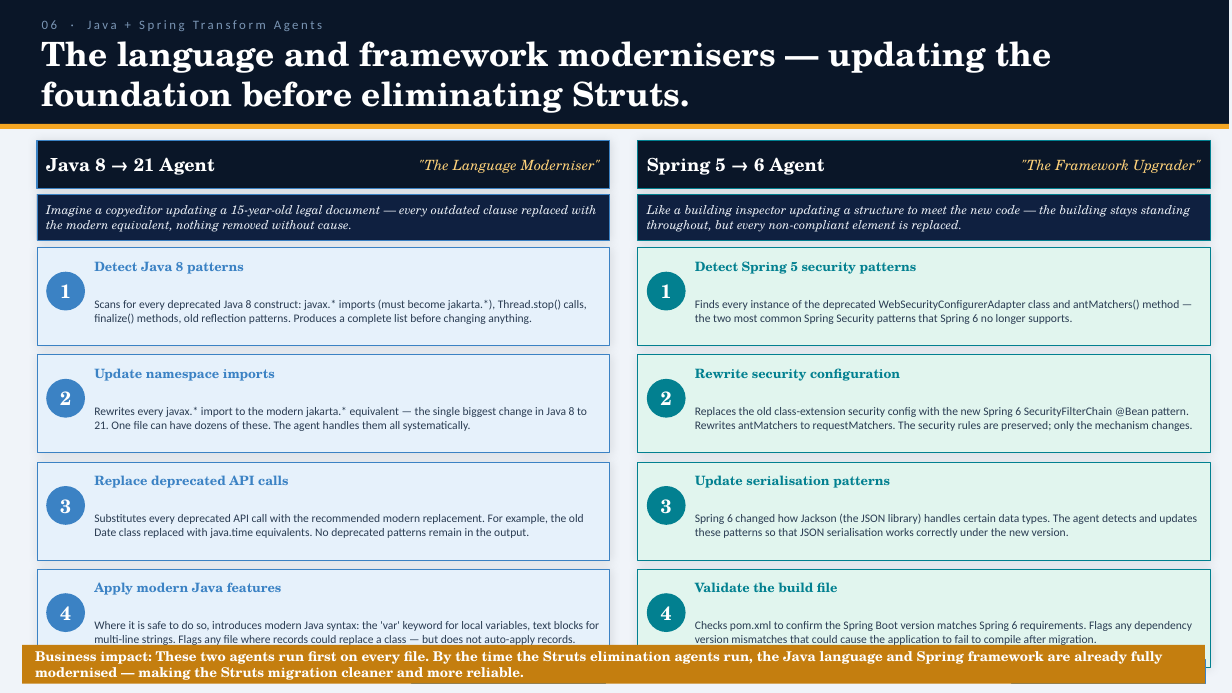
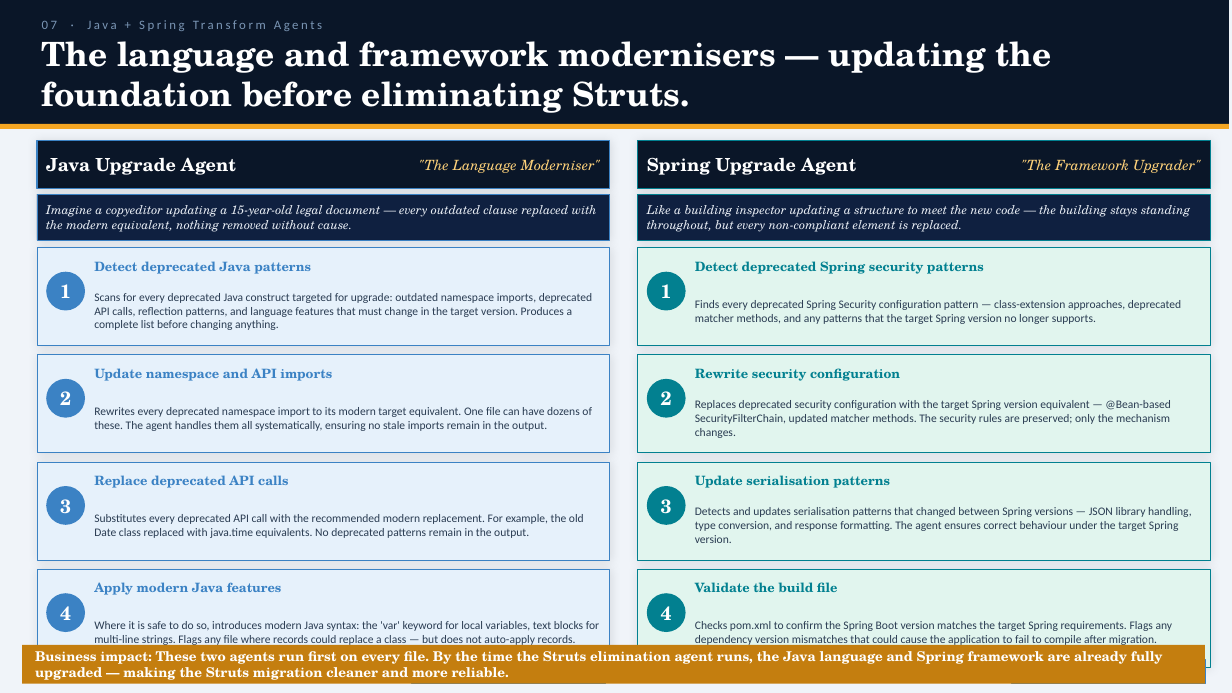
Before and after one commit to anche-raja/misc, a slide deck: slide 9 of FORGE-AgentDeepDive.pptx (slide 6 before the commit). Drawn at 1232x693 pixels with LibreOffice and Linux fonts; fonts in the diff are those of the drawing. Boxes give left, top, right and bottom in pixels: in the first picture for what was removed or moved away, otherwise in the second. Text is boxed around its words. In the diff, an @@ line names an element or a change of style, - is before the commit and + after.

```diff
--- a/FORGE-AgentDeepDive.pptx
+++ b/FORGE-AgentDeepDive.pptx
@@ text at bbox=[42, 21, 1002, 664]: text changed @@
-06 · Java + Spring Transform Agents
+07 · Java + Spring Transform Agents
@@ text at bbox=[46, 157, 236, 175]: text changed @@
-Java 8 → 21 Agent
+Java Upgrade Agent
@@ text at bbox=[647, 157, 856, 175]: text changed @@
-Spring 5 → 6 Agent
+Spring Upgrade Agent
@@ text at bbox=[94, 261, 311, 274]: text changed @@
-Detect Java 8 patterns
+Detect deprecated Java patterns
@@ text at bbox=[695, 261, 984, 274]: text changed @@
-Detect Spring 5 security patterns
+Detect deprecated Spring security patterns
@@ text at bbox=[94, 293, 592, 330]: text changed @@
-Scans for every deprecated Java 8 construct: javax.* imports (must become jakarta.*), Thread.stop() calls, finalize() methods, old reflection patterns. Produces a complete list before changing anything.
+Scans for every deprecated Java construct targeted for upgrade: outdated namespace imports, deprecated API calls, reflection patterns, and language features that must change in the target version. Produces a complete list before changing anything.
@@ text at bbox=[695, 300, 1181, 324]: text changed @@
-Finds every instance of the deprecated WebSecurityConfigurerAdapter class and antMatchers() method — the two most common Spring Security patterns that Spring 6 no longer supports.
+Finds every deprecated Spring Security configuration pattern — class-extension approaches, deprecated matcher methods, and any patterns that the target Spring version no longer supports.
@@ text at bbox=[94, 368, 332, 381]: text changed @@
-Update namespace imports
+Update namespace and API imports
@@ text at bbox=[94, 407, 592, 431]: text changed @@
-Rewrites every javax.* import to the modern jakarta.* equivalent — the single biggest change in Java 8 to 21. One file can have dozens of these. The agent handles them all systematically.
+Rewrites every deprecated namespace import to its modern target equivalent. One file can have dozens of these. The agent handles them all systematically, ensuring no stale imports remain in the output.
@@ text at bbox=[695, 400, 1170, 438]: text changed @@
-Replaces the old class-extension security config with the new Spring 6 SecurityFilterChain @Bean pattern. Rewrites antMatchers to requestMatchers. The security rules are preserved; only the mechanism changes.
+Replaces deprecated security configuration with the target Spring version equivalent — @Bean-based SecurityFilterChain, updated matcher methods. The security rules are preserved; only the mechanism changes.
@@ text at bbox=[695, 507, 1192, 543]: text changed @@
-Spring 6 changed how Jackson (the JSON library) handles certain data types. The agent detects and updates these patterns so that JSON serialisation works correctly under the new version.
+Detects and updates serialisation patterns that changed between Spring versions — JSON library handling, type conversion, and response formatting. The agent ensures correct behaviour under the target Spring version.
@@ text at bbox=[695, 621, 1173, 647]: text changed @@
-Checks pom.xml to confirm the Spring Boot version matches Spring 6 requirements. Flags any dependency version mismatches that could cause the application to fail to compile after migration.
+Checks pom.xml to confirm the Spring Boot version matches the target Spring requirements. Flags any dependency version mismatches that could cause the application to fail to compile after migration.
@@ text at bbox=[35, 651, 1163, 680]: text changed @@
-Business impact: These two agents run first on every file. By the time the Struts elimination agents run, the Java language and Spring framework are already fully modernised — making the Struts migration cleaner and more reliable.
+Business impact: These two agents run first on every file. By the time the Struts elimination agent runs, the Java language and Spring framework are already fully upgraded — making the Struts migration cleaner and more reliable.
```
Also in this commit, not shown: 8 other slides changed, 4 slides added, 1 slide removed.
